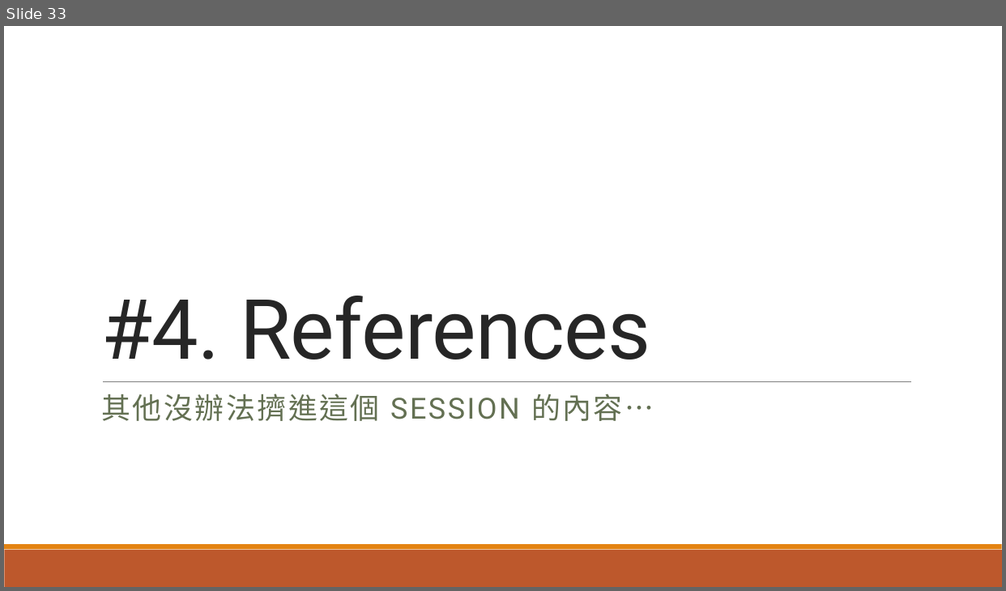
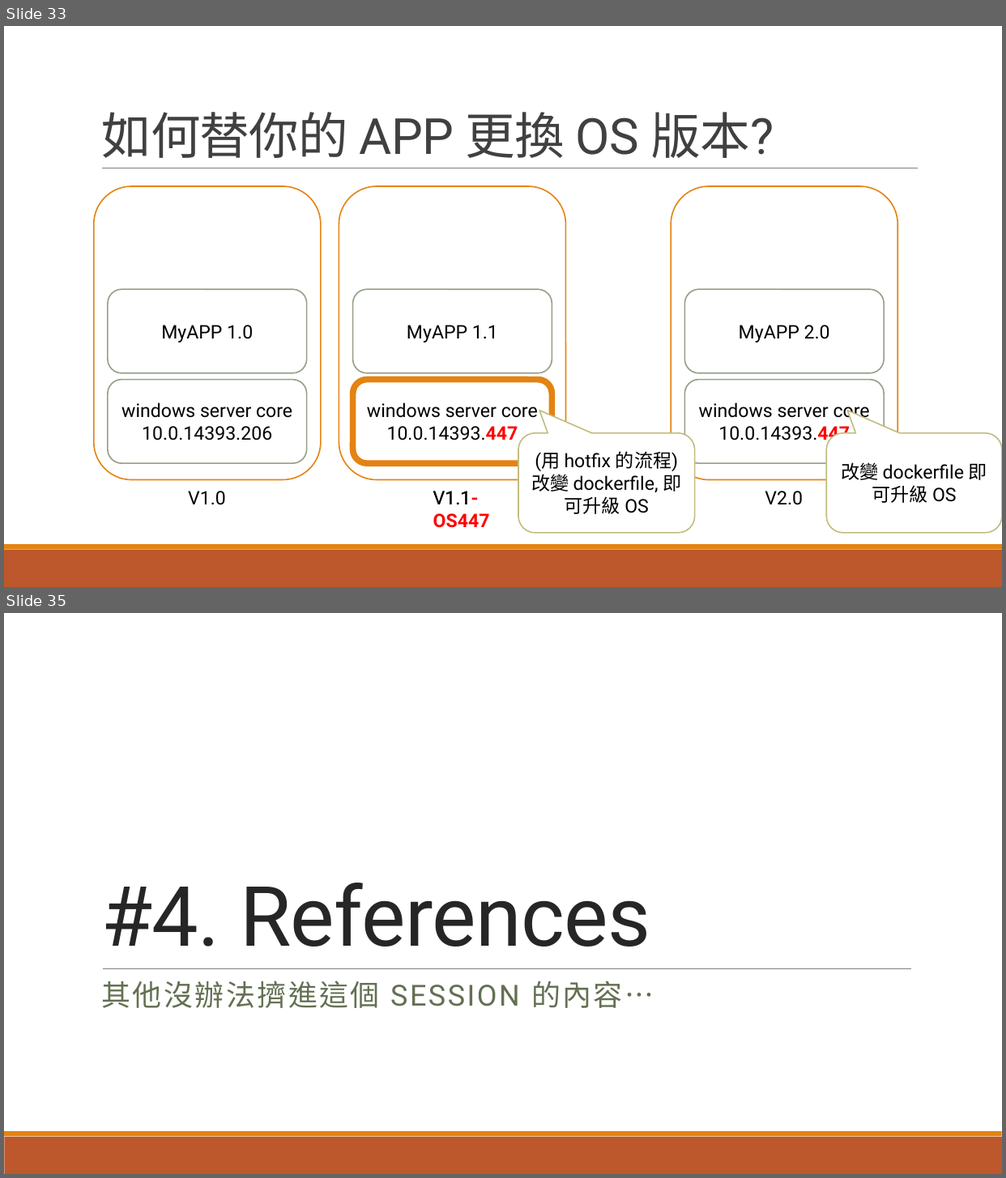
Before and after one commit to andrew0928/Meetup, a slide deck: 20170916.ContainerDrivenDevelop/slides.pptx. Shown one above the other, each under a label of ours: slide 33 before the commit, slides 33 and 35 after it; the slides between them are not shown. The pictures are 1006x591 and 1006x1178 pixels, drawn with LibreOffice and Linux fonts; fonts in the diff are those of the drawing. Boxes give left, top, right and bottom in pixels: in the first picture for what was removed or moved away, otherwise in the second. Text is boxed around its words. In the diff, an @@ line names an element or a change of style, - is before the commit and + after.

```diff
--- a/20170916.ContainerDrivenDevelop/slides.pptx
+++ b/20170916.ContainerDrivenDevelop/slides.pptx
@@ slide 33 added at bbox=[4, 26, 1002, 587], background #FFFFFF; not listed: 2 template elements that a slide beside it also shows @@
@@ title added at bbox=[101, 112, 774, 158], 48 pt, text #404040 @@
+如何替你的 APP 更換 OS 版本?
@@ line added from (102, 169) to (918, 169), #808080 0.5 pt @@
@@ rounded rectangle added at bbox=[94, 186, 321, 480], fill #FFFFFF, outline #E48312 1.25 pt @@
@@ rounded rectangle added at bbox=[339, 186, 565, 480], fill #FFFFFF, outline #E48312 1.25 pt @@
@@ rounded rectangle added at bbox=[671, 186, 898, 480], fill #FFFFFF, outline #E48312 1.25 pt @@
@@ rounded rectangle added at bbox=[108, 289, 306, 373], fill #FFFFFF, outline #94A088 1.25 pt, 18 pt, text #000000 @@
+MyAPP 1.0
@@ rounded rectangle added at bbox=[353, 289, 552, 373], fill #FFFFFF, outline #94A088 1.25 pt, 18 pt, text #000000 @@
+MyAPP 1.1
@@ rounded rectangle added at bbox=[685, 289, 884, 373], fill #FFFFFF, outline #94A088 1.25 pt, 18 pt, text #000000 @@
+MyAPP 2.0
@@ rounded rectangle added at bbox=[108, 380, 306, 464], fill #FFFFFF, outline #94A088 1.25 pt, 18 pt, text #000000 @@
+windows server core
+10.0.14393.206
@@ rounded rectangle added at bbox=[353, 380, 552, 464], fill #FFFFFF, outline #E48312 6 pt, 18 pt, text #000000 @@
+windows server core
+10.0.14393.447
@@ rounded rectangle added at bbox=[685, 380, 884, 464], fill #FFFFFF, outline #94A088 1.25 pt, 18 pt, text #000000 @@
+windows server core
+10.0.14393.447
@@ rounded speech box added at bbox=[518, 433, 695, 533], fill #FFFFFF, outline #C2BC80 1.25 pt, 18 pt, text #000000 @@
+(用 hotfix 的流程)改變 dockerfile, 即可升級 OS
@@ rounded speech box added at bbox=[827, 433, 1002, 533], fill #FFFFFF, outline #C2BC80 1.25 pt, 18 pt, text #000000 @@
+改變 dockerfile 即可升級 OS
@@ text added at bbox=[188, 491, 226, 506], 18 pt, text #000000 @@
+V1.0
@@ text added at bbox=[433, 491, 471, 505], 18 pt, text #000000 @@
+V1.1
@@ text added at bbox=[765, 491, 803, 506], 18 pt, text #000000 @@
+V2.0
@@ text added at bbox=[433, 514, 490, 528], 18 pt, text #FF0000, bold @@
+V1.1-OS447
@@ what was slide 33 is now slide 35 @@
```
Also in this commit, not shown: 11 slides changed, 1 other slide added, 5 slides removed, 2 other files.
